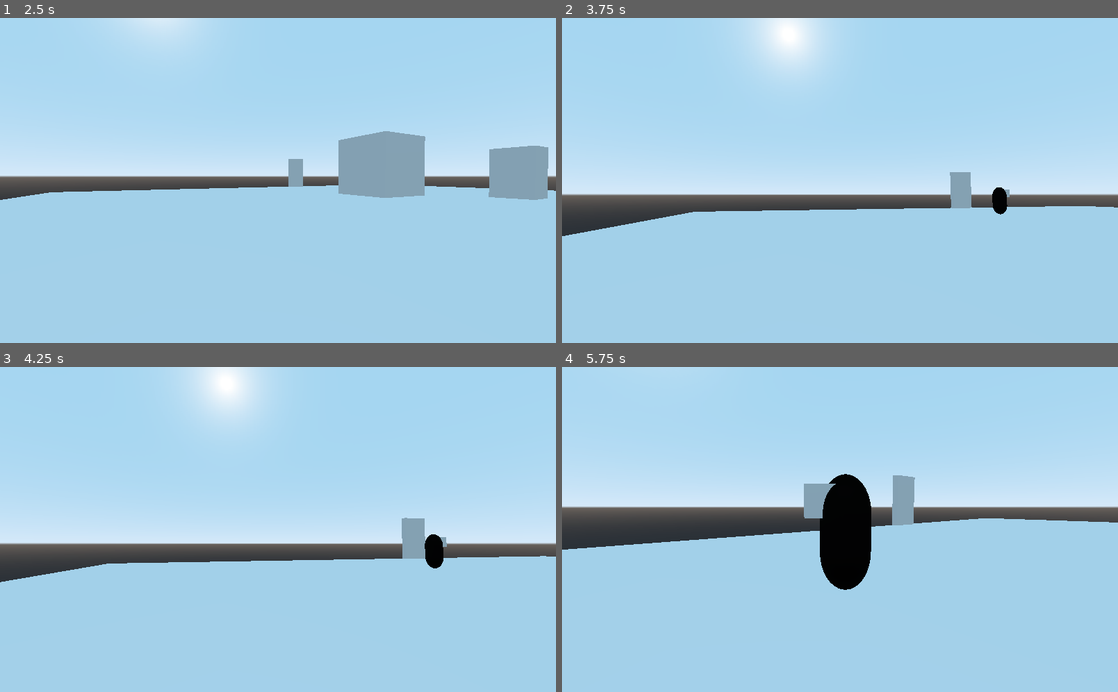
Above: before the commit, frames 1-4 (two rows, left to right).
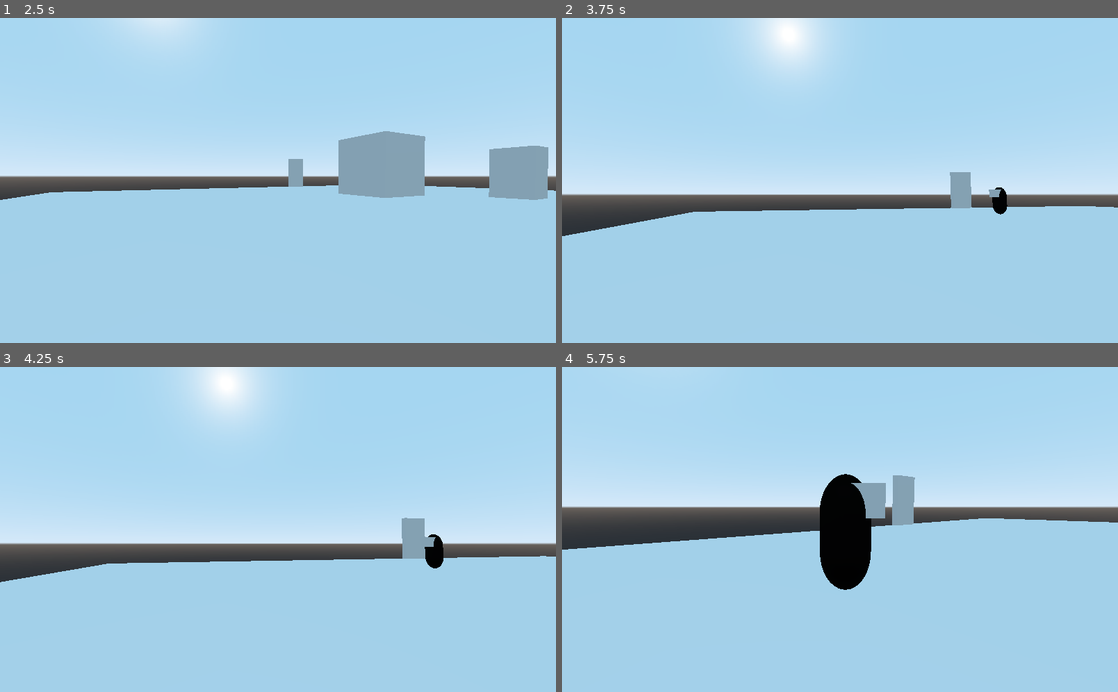
Above: after the commit, the same moments.

Repository: Xwilarg/EscapeTheCrunch
Game: Godot game, scene res://Resources/Scenes/FPSController.tscn
Same seed, same stepped clock (60 frames per second), same inputs: the game is played once before the commit and once after it.
Inputs (mouse positions are in pixels of both pictures, inside the frame that each line leads up to):
- Up to frame 1 (2.5 s): click (278, 138) at 0.52 s; type "12" at 0.6 s; click (278, 154) at 0.75 s; type "12" at 0.83 s; click "Host" at 1.25 s; tap Enter at 2 s; move the mouse to (305, 180) at 2.02 s; hold W (move_forward) from 2.03 s (still down); hold E (action) from 2.03 s (still down)
- Up to frame 2 (3.75 s): keep holding W (move_forward); move the mouse to (812, 180) at 2.77 s; release E (action) at 2.78 s; tap E (action) at 2.85 s; move the mouse to (851, 174) at 3.52 s; hold E (action) from 3.53 s (still down)
- Up to frame 3 (4.25 s): keep holding W (move_forward); keep holding E (action)
- Up to frame 4 (5.75 s): keep holding W (move_forward); move the mouse to (834, 536) at 4.27 s; release E (action) at 4.28 s; tap E (action) at 4.35 s; move the mouse to (878, 532) at 5.02 s; hold E (action) from 5.03 s (still down)

Frame 1 is identical in both runs. In frame 2, less than 0.1% of the frame differs, in the area x 76-81%, y 52-56%; in frame 3, less than 0.1%; in frame 4, 0.9%, in the area x 43-59%, y 35-47%.

Commit message:
Fix boss raycast

Diff:
--- a/Resources/Scenes/Boss.gd
+++ b/Resources/Scenes/Boss.gd
@@ -34,7 +34,7 @@
 		# Calculate the velocity.
 		vel = (target_point - pos).slide(n).normalized() * speed;
 	move_and_slide(vel, Vector3(0, 1, 0));
-	look_at(transform.origin + vel, Vector3.UP)
+	look_at(transform.origin - vel, Vector3.UP)
 
 func _physics_process(delta):
 	if target.distance_to(self.translation) < 2.5:
@@ -49,7 +49,7 @@
 		advance();
 
 	var from = self.translation + Vector3(0, 1, 0)
-	var to = from + global_transform.basis.y * 100
+	var to = from + global_transform.basis.z * 100
 	var result = get_world().direct_space_state.intersect_ray(from, to)
-	if result:
+	if result and "Player" in result.collider.name:
 		print(result.collider.name)
